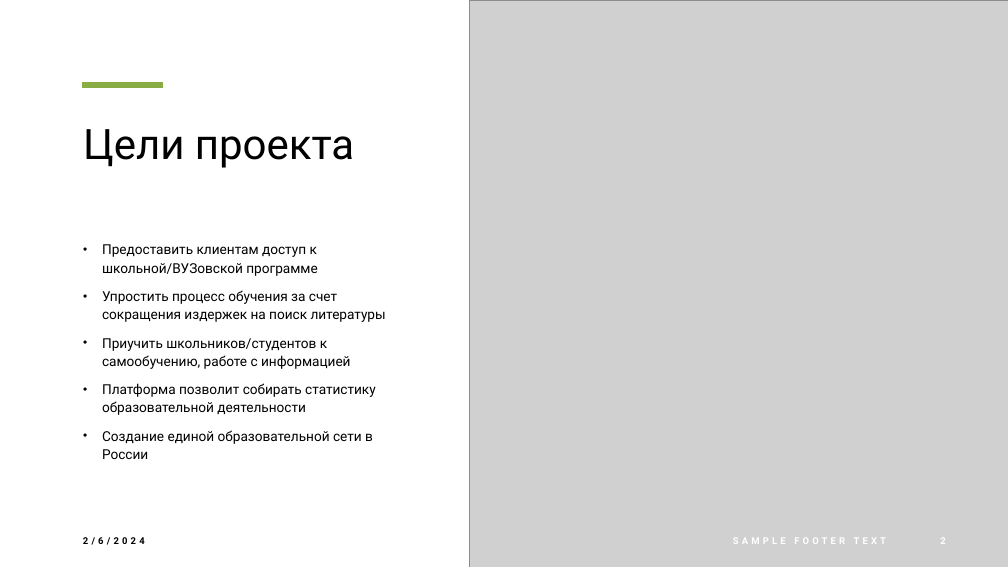
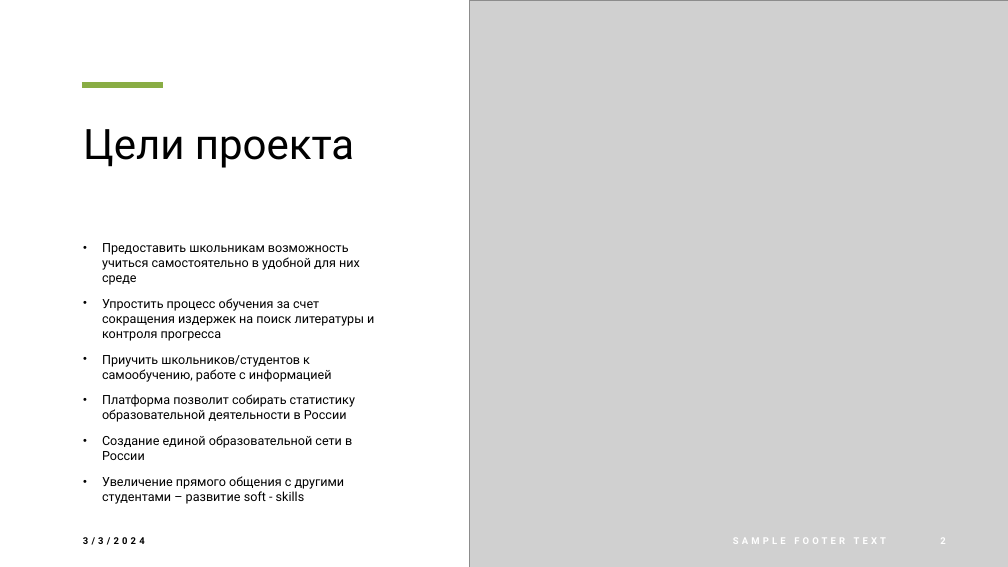
Before and after one commit to MaximTokarev2099/accessible-education, a slide deck: slide 2 of Проект «Доступное образование».pptx. Drawn at 1008x567 pixels with LibreOffice and Linux fonts; fonts in the diff are those of the drawing; grey boxes stand for pictures. Boxes give left, top, right and bottom in pixels: in the first picture for what was removed or moved away, otherwise in the second. Text is boxed around its words. In the diff, an @@ line names an element or a change of style, - is before the commit and + after.

```diff
--- a/Проект «Доступное образование».pptx
+++ b/Проект «Доступное образование».pptx
@@ text at (102, 243, 374, 341): text changed; size 13 to 12 pt @@
-• Предоставить клиентам доступ к школьной/ВУЗовской программе
-• Упростить процесс обучения за счет сокращения издержек на поиск литературы
+• Предоставить школьникам возможность учиться самостоятельно в удобной для них среде
+• Упростить процесс обучения за счет сокращения издержек на поиск литературы и контроля прогресса
@@ text at (102, 355, 352, 460): size 13 to 12 pt in "Приучить школьников/студентов к самообучению, работе с инфор ...", "Создание единой образовательной сети в России"; line spacing 1.1 to 1 @@
@@ text at (102, 394, 355, 422): text changed; size 13 to 12 pt @@
-• Платформа позволит собирать статистику образовательной деятельности
+• Платформа позволит собирать статистику образовательной деятельности в России
@@ text at (102, 476, 345, 501): paragraph added @@
+• Увеличение прямого общения с другими студентами – развитие soft - skills
```
Also in this commit, not shown: 7 other slides changed, 2 slides added, 3 other files.
